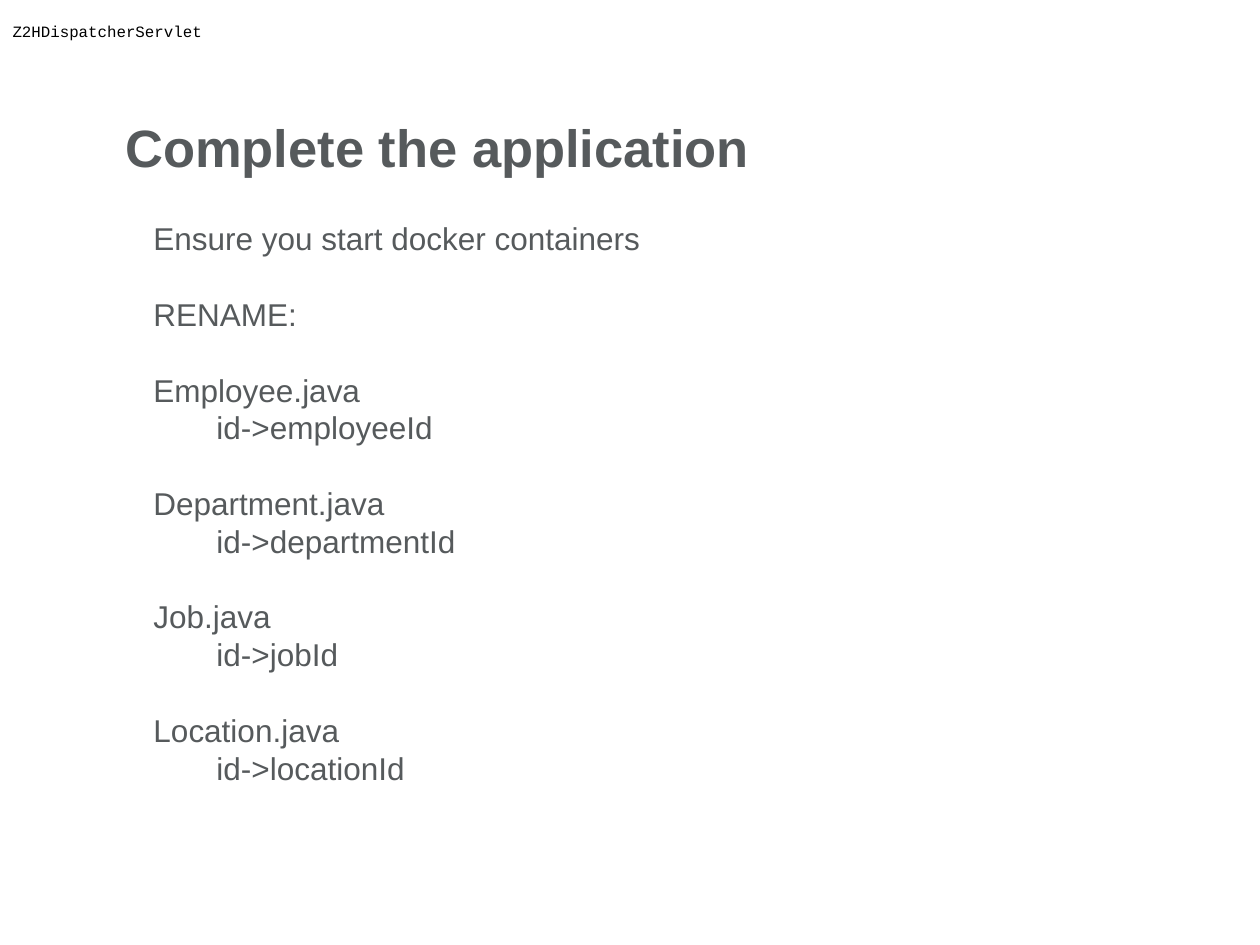
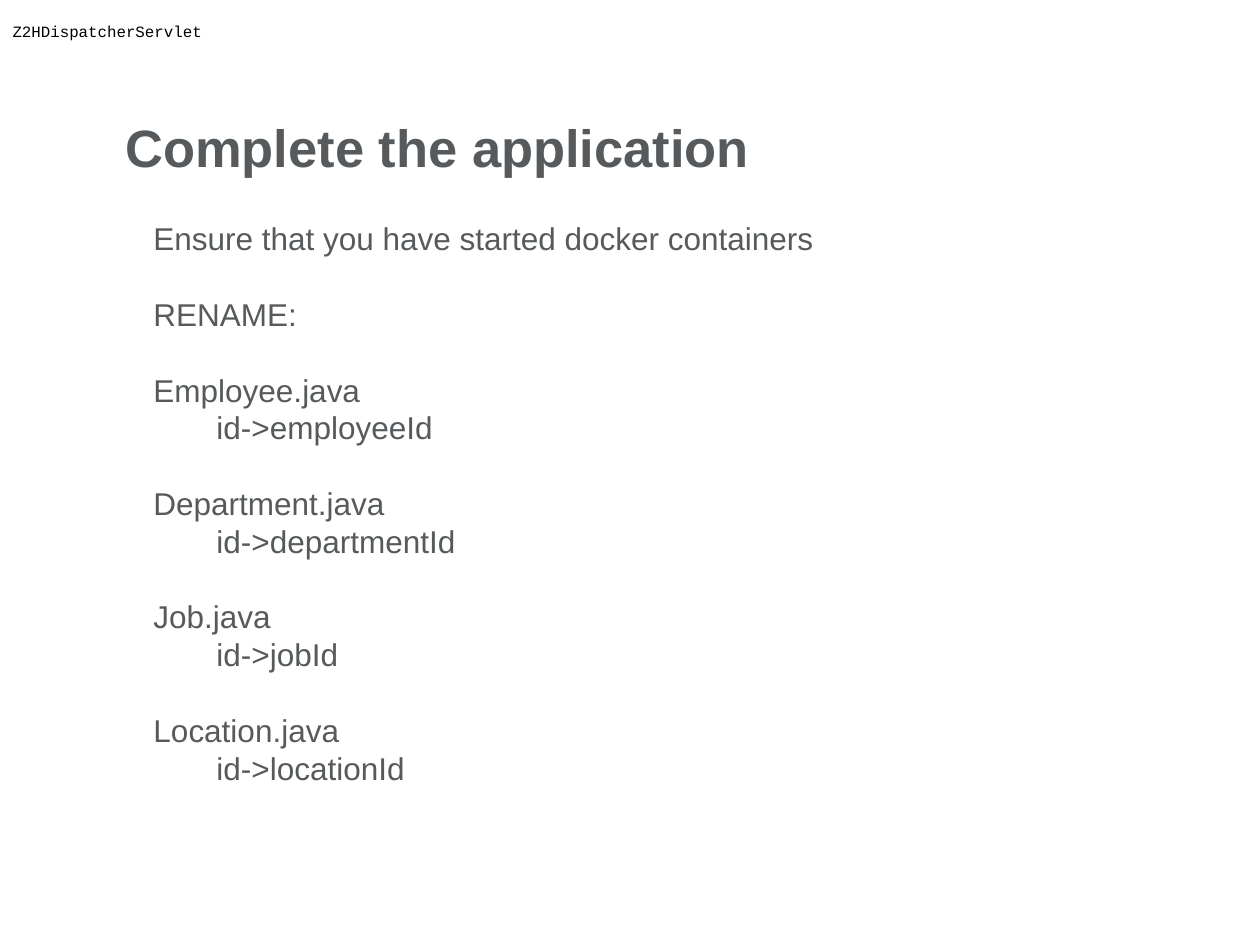
Before and after one commit to vasiliuvictor/FrontendApp, a slide deck: slide 11 of HRAPP - Putting all together - Final.pptx. Drawn at 1260x945 pixels with LibreOffice and Linux fonts; fonts in the diff are those of the drawing; background and template pictures are left out. Boxes give left, top, right and bottom in pixels: in the first picture for what was removed or moved away, otherwise in the second. Text is boxed around its words. In the diff, an @@ line names an element or a change of style, - is before the commit and + after.

```diff
--- a/HRAPP - Putting all together - Final.pptx
+++ b/HRAPP - Putting all together - Final.pptx
@@ text at [153, 227, 813, 256]: text changed @@
-Ensure you start docker containers
+Ensure that you have started docker containers
```
Also in this commit, not shown: 2 other slides changed.
